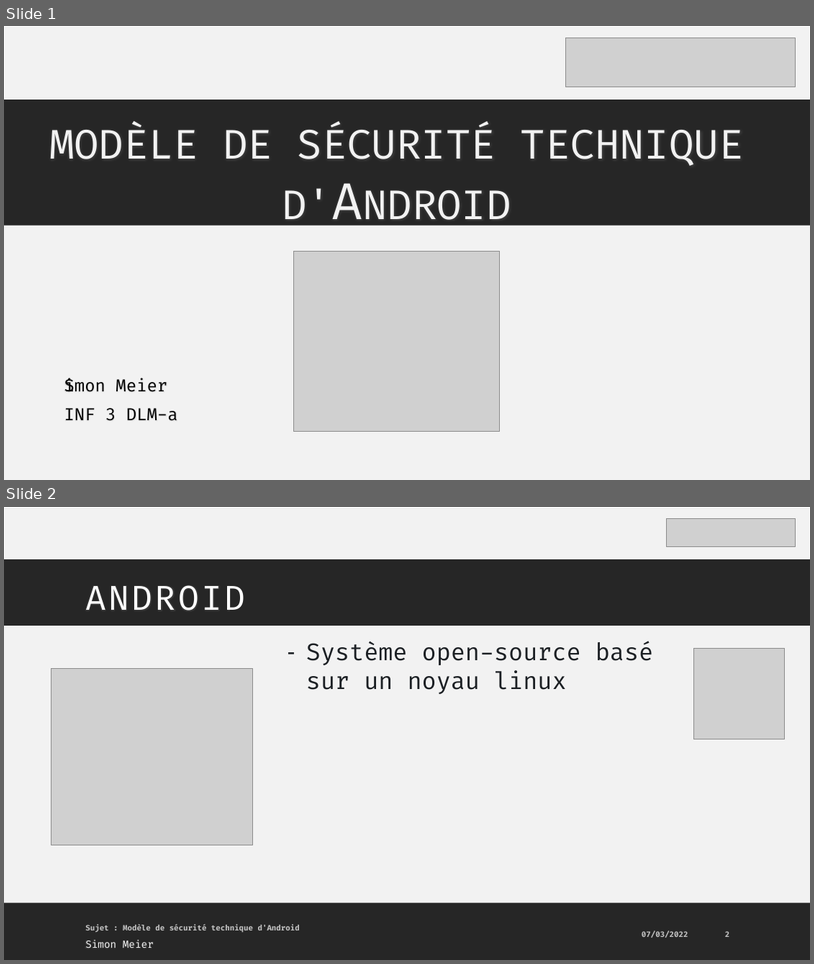
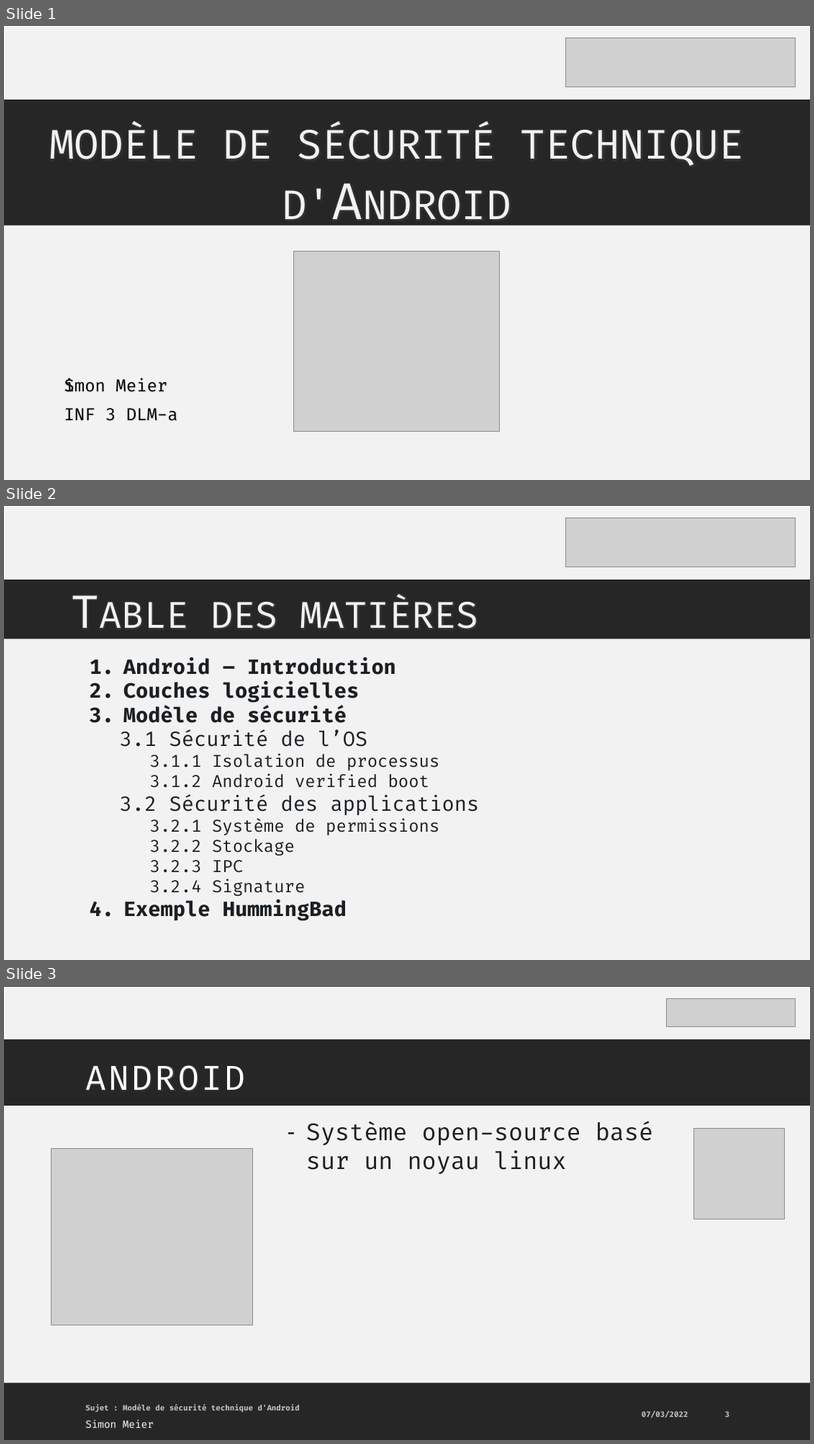
Before and after one commit to MrAresInFlesh/HeArcSecurityWorkspace, a slide deck: presentation/Presentation_ModeleSecuriteAndroid.pptx. Shown one above the other, each under a label of ours: slides 1 and 2 before the commit, slides 1, 2 and 3 after it. The pictures are 814x964 and 814x1444 pixels, drawn with LibreOffice and Linux fonts; fonts in the diff are those of the drawing; grey boxes stand for pictures. Boxes give left, top, right and bottom in pixels: in the first picture for what was removed or moved away, otherwise in the second. Text is boxed around its words. In the diff, an @@ line names an element or a change of style, - is before the commit and + after.

```diff
--- a/presentation/Presentation_ModeleSecuriteAndroid.pptx
+++ b/presentation/Presentation_ModeleSecuriteAndroid.pptx
@@ slide 2 added at bbox=[4, 506, 810, 960], background #262626 @@
@@ rectangle added at bbox=[4, 506, 810, 579], fill #F2F2F2, outline #FFFFFF 1.5 pt @@
@@ picture added at bbox=[566, 518, 795, 566] @@
@@ title added at bbox=[211, 599, 478, 628], 54 pt, text #F2F2F2, small capitals @@
+Table des matières
@@ rectangle added at bbox=[4, 639, 810, 960], fill #F2F2F2 @@
@@ text added at bbox=[120, 657, 480, 921], 24 pt, text #1B1E23 @@
+1. Android – Introduction
+2. Couches logicielles
+3. Modèle de sécurité
+  3.1 Sécurité de l’OS
+    3.1.1 Isolation de processus
+    3.1.2 Android verified boot
+  3.2 Sécurité des applications
+    3.2.1 Système de permissions
+    3.2.2 Stockage
+    3.2.3 IPC
+    3.2.4 Signature
+4. Exemple HummingBad
@@ what was slide 2 is now slide 3 @@
```
Also in this commit, not shown: 6 slides changed, 1 other file.
